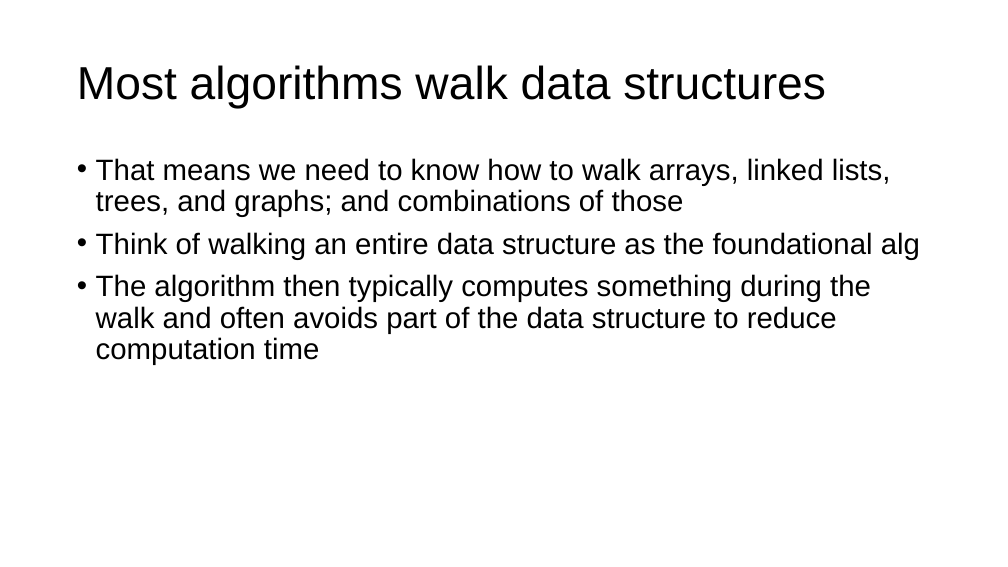
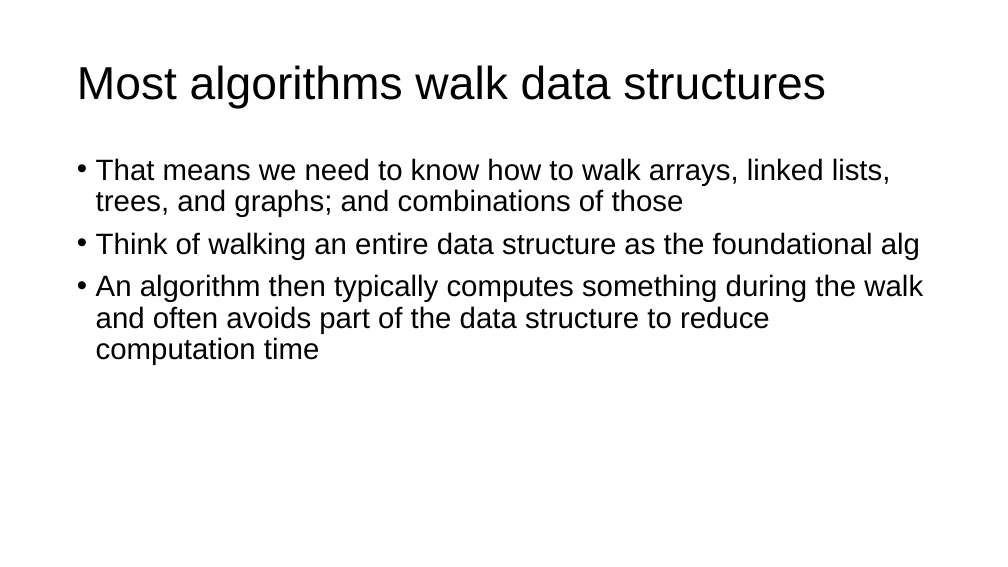
Before and after one commit to parrt/msds689, a slide deck: slide 2 of notes/walking-structures.pptx. Drawn at 1008x567 pixels with LibreOffice and Linux fonts; fonts in the diff are those of the drawing; background and template pictures are left out. Boxes give left, top, right and bottom in pixels: in the first picture for what was removed or moved away, otherwise in the second. Text is boxed around its words. In the diff, an @@ line names an element or a change of style, - is before the commit and + after.

```diff
--- a/notes/walking-structures.pptx
+++ b/notes/walking-structures.pptx
@@ text at [96,274,923,365]: text changed @@
-• The algorithm then typically computes something during the walk and often avoids part of the data structure to reduce computation time
+• An algorithm then typically computes something during the walk and often avoids part of the data structure to reduce computation time
```
Also in this commit, not shown: 4 other slides changed, 2 slides removed, 4 other files.
